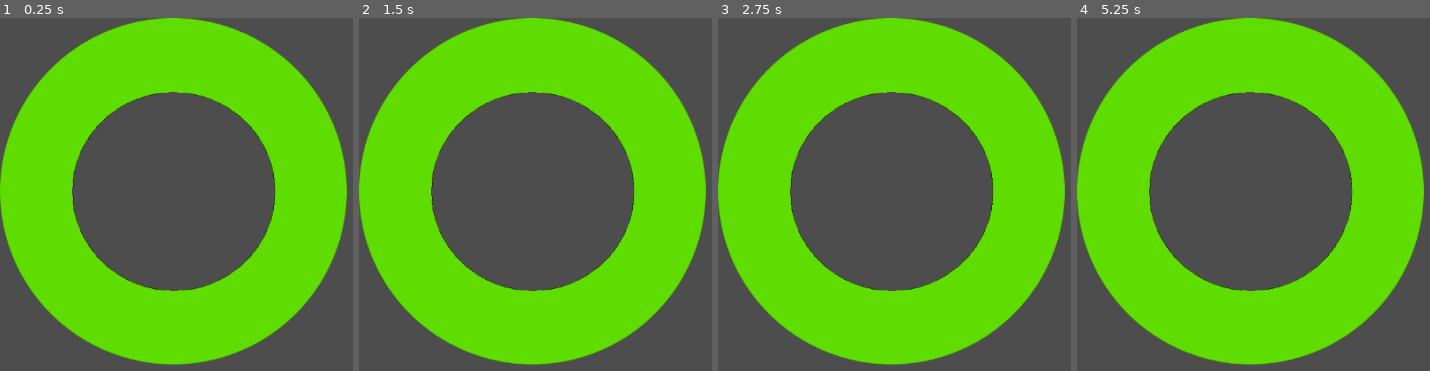
Above: before the commit, frames 1-4 (left to right).
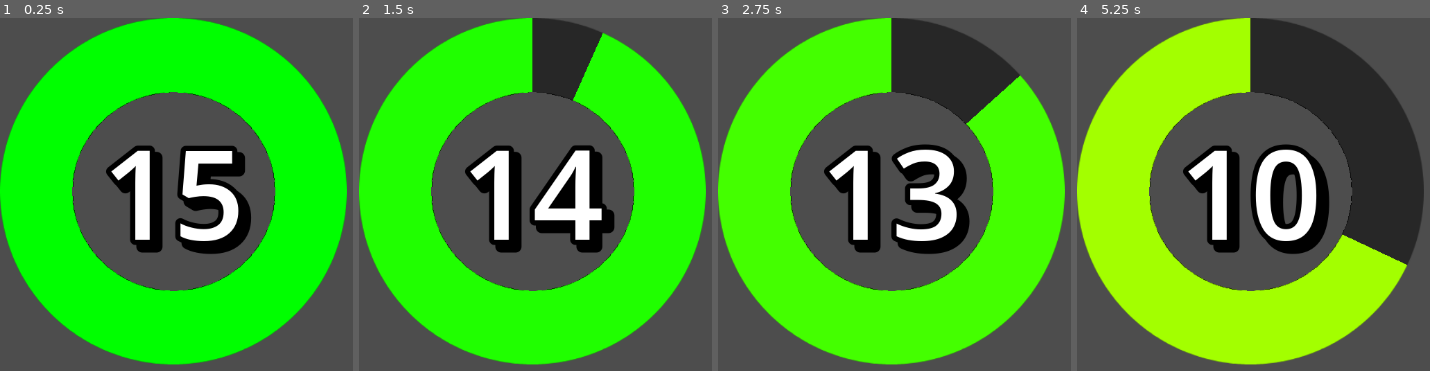
Above: after the commit, the same moments.

Repository: shalanfeh/Larporithm
Game: Godot game, scene res://Scenes/Timer/Timer.tscn
The game is run twice, just before and just after one commit, with the same random seed, the same clock (stepped at 60 frames per second) and the same inputs. The project has no main scene, so this scene is started directly.
Inputs:
- Up to frame 1 (0.25 s): no input
- Up to frame 2 (1.5 s): tap Enter at 0.5 s
- Up to frame 3 (2.75 s): no input
- Up to frame 4 (5.25 s): tap Space at 2.75 s

The runs differ from the first frame. In frame 1, 59% of the frame differs, in the area x 0-99%, y 0-99%; in frame 2, 58%; in frame 3, 58%; in frame 4, 59%.

Commit message:
Overengineered timer!

Diff:
--- a/Code/GameState.gd
+++ b/Code/GameState.gd
@@ -2,7 +2,7 @@
 
 enum VideoPositions {TOPLEFT, TOPRIGHT, BOTTOMLEFT, BOTTOMRIGHT}
 
-var TimeLeft: float = 60 #time left on timer
+var TimeLeft: float = 15 #time left on timer
 var TickSpeed: float = 1 #timer speed
 
 var Started: bool = false #is timer ticking?
--- a/Scenes/Timer/Timer.tscn
+++ b/Scenes/Timer/Timer.tscn
@@ -2,8 +2,19 @@
 
 [ext_resource type="Texture2D" uid="uid://dta10h3sipmig" path="res://assets/CircleWithHole.png" id="1_mdnnd"]
 [ext_resource type="Script" uid="uid://t8jyvjfkogm" path="res://Scenes/Timer/timer.gd" id="2_37beg"]
+[ext_resource type="AudioStream" uid="uid://30hi0bnlwbhj" path="res://assets/clock-tick-single-gfx-sounds-2-2-00-00.mp3" id="3_r2crm"]
 
-[node name="Timer" type="TextureProgressBar" unique_id=63659985 node_paths=PackedStringArray("TimeKeeper")]
+[sub_resource type="LabelSettings" id="LabelSettings_u2uyp"]
+font_size = 180
+outline_size = 30
+outline_color = Color(0, 0, 0, 1)
+shadow_size = 34
+shadow_color = Color(0, 0, 0, 1)
+shadow_offset = Vector2(10, 10)
+
+[node name="Timer" type="TextureProgressBar" unique_id=63659985 node_paths=PackedStringArray("TimeKeeper", "Text", "SoundMaker")]
+offset_right = 500.0
+offset_bottom = 500.0
 value = 99.0
 fill_mode = 5
 texture_under = ExtResource("1_mdnnd")
@@ -12,6 +23,21 @@
 tint_progress = Color(0.37430018, 0.86552197, 3.85046e-07, 1)
 script = ExtResource("2_37beg")
 TimeKeeper = NodePath("Timer")
+Text = NodePath("Label")
+SoundMaker = NodePath("AudioStreamPlayer")
 
 [node name="Timer" type="Timer" parent="." unique_id=1919282389]
 autostart = true
+
+[node name="Label" type="Label" parent="." unique_id=1501023438]
+layout_mode = 0
+offset_right = 500.0
+offset_bottom = 500.0
+text = "60s
+"
+label_settings = SubResource("LabelSettings_u2uyp")
+horizontal_alignment = 1
+vertical_alignment = 1
+
+[node name="AudioStreamPlayer" type="AudioStreamPlayer" parent="." unique_id=161980026]
+stream = ExtResource("3_r2crm")
--- a/Scenes/Timer/timer.gd
+++ b/Scenes/Timer/timer.gd
@@ -1,23 +1,113 @@
 extends TextureProgressBar
 
 @export var TimeKeeper: Timer
+@export var Text: Label
+@export var SoundMaker: AudioStreamPlayer
 
 #for smoothing
-@export var Multiplier: int
+@export var Multiplier: int = 10
+
+@export_category("Text Shake")
+@export var shake_intensity: float = 4.0
+@export var shake_duration: float = 0.3
+@export var shake_steps: int = 12  # how many jitter movements during the shake
+@export var ShakeStart: int = 10
+
+@export_category("Colors!")
+@export var color_full: Color = Color.GREEN
+@export var color_mid: Color = Color.YELLOW
+@export var color_empty: Color = Color.RED
+
+var _original_position: Vector2
+var _active_tween: Tween
+
+var LerpingVal: float = 0
 
 # Called when the node enters the scene tree for the first time.
 func _ready() -> void:
 	max_value = Globals.GameValues.TimeLeft * Multiplier
 	value = Globals.GameValues.TimeLeft * Multiplier
 
+	LerpingVal = max_value
+
+	UpdateText()
+	Globals.TimeChange.connect(TimeChanged)
+	_original_position = Text.position
+
 	TimeKeeper.wait_time = Globals.GameValues.TickSpeed
 	TimeKeeper.timeout.connect(Timeout)
 	TimeKeeper.start()
 
 func Timeout() -> void:
-	Globals.GameValues.TimeLeft -= 1
+	if Globals.GameValues.TimeLeft <= 6:
+		PlayTick()
+
+	Globals.GameValues.TimeLeft = Globals.GameValues.TimeLeft - 1
 	TimeKeeper.wait_time = Globals.GameValues.TickSpeed
 	Globals.TimeChange.emit()
 
+func TimeChanged() -> void:
+	UpdateText()
+
+func UpdateText() -> void:
+	var NewText: String = str(int(round(Globals.GameValues.TimeLeft)))
+	NewText += ""
+
+	if Globals.GameValues.TimeLeft <= 0:
+		NewText = "Game\nOver!"
+
+	Text.text = NewText
+	shake()
+
+func shake() -> void:
+	# Kill any in-progress shake so we start clean
+	var ShakeAmount: float = max(ShakeStart - Globals.GameValues.TimeLeft, 0)
+	var ShakeMultiplier: float = (ShakeAmount)*0.75
+
+	if ShakeAmount == 0:
+		ShakeMultiplier = 0
+
+	if _active_tween and _active_tween.is_valid():
+		_active_tween.kill()
+		Text.position = _original_position
+
+	_active_tween = create_tween()
+	var step_duration := shake_duration / shake_steps
+
+	for i in shake_steps:
+		var offset := Vector2(
+			randf_range(-shake_intensity*ShakeMultiplier, shake_intensity*ShakeMultiplier),
+			randf_range(-shake_intensity*ShakeMultiplier, shake_intensity*ShakeMultiplier)
+		)
+		_active_tween.tween_property(Text, "position", _original_position + offset, step_duration)
+
+	# Snap back at the end
+	_active_tween.tween_property(Text, "position", _original_position, step_duration)
+
+# Returns the blended color for a value in [0.0, 1.0]
+# 1.0 = full (color A), 0.5 = midpoint (color B), 0.0 = empty (color C)
+func get_color_for_value(t: float) -> Color:
+	t = clamp(t, 0.0, 1.0)
+	if t >= 0.5:
+		# Top half: remap [0.5, 1.0] → [0.0, 1.0], then lerp B → A
+		var sub_t := (t - 0.5) / 0.5
+		return color_mid.lerp(color_full, sub_t)
+	else:
+		# Bottom half: remap [0.0, 0.5] → [0.0, 1.0], then lerp C → B
+		var sub_t := t / 0.5
+		return color_empty.lerp(color_mid, sub_t)
+
+func PlayTick():
+	SoundMaker.pitch_scale = randf_range(0.9, 1.1)
+	SoundMaker.play()
+
 func _process(delta: float) -> void:
-	value = lerp(value, Globals.GameValues.TimeLeft*10, 0.1)
+	LerpingVal = lerp(LerpingVal, Globals.GameValues.TimeLeft*Multiplier, 0.1)
+	value = LerpingVal
+
+	var PercentLeft: float = LerpingVal/max_value
+	tint_progress = get_color_for_value(PercentLeft)
+	if PercentLeft < 0.25:
+		Text.modulate = Text.modulate.lerp(get_color_for_value(PercentLeft), 0.1)
+	else:
+		Text.modulate = Color.WHITE
Not shown, added: assets/clock-tick-single-gfx-sounds-2-2-00-00.mp3.import
Not shown, added: assets/clock-tick-single-gfx-sounds-2-2-00-00.mp3
